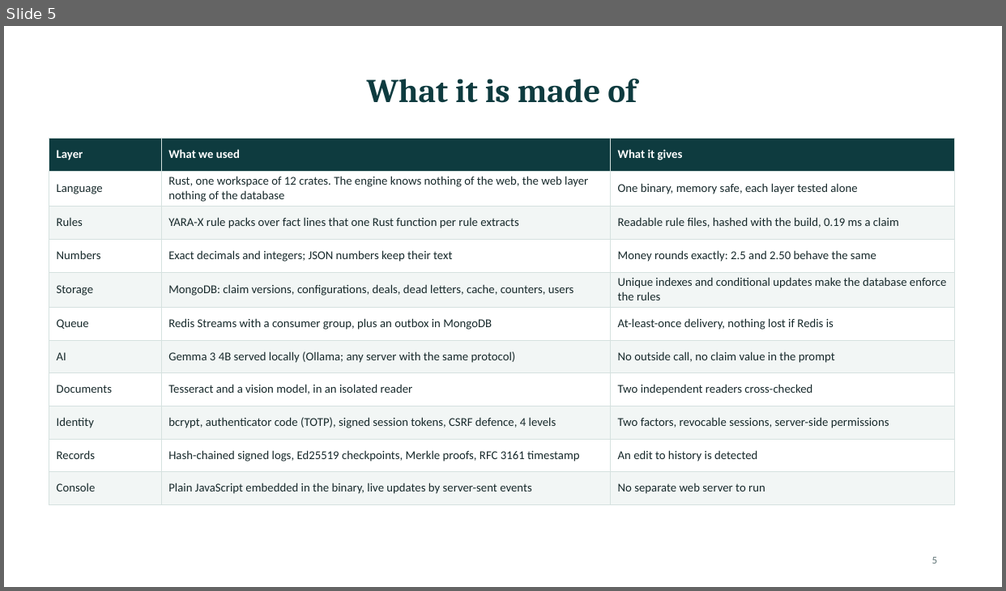
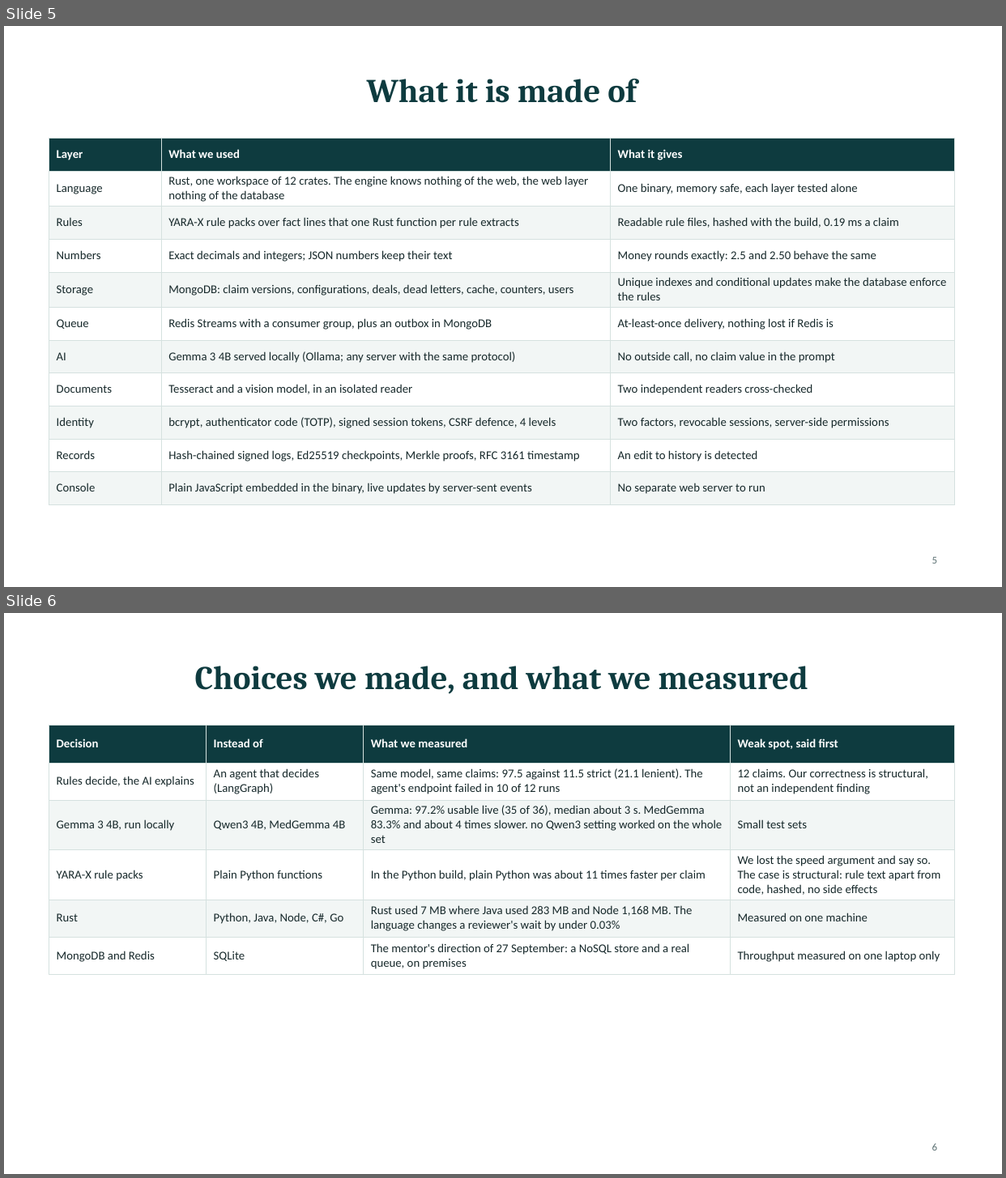
Before and after one commit to PublisherX02/Claim_Guard, a slide deck: docs/presentation/ClaimGuard_Mentor_Session.pptx. Shown one above the other, each under a label of ours: slide 5 before the commit, slides 5 and 6 after it. The pictures are 1006x591 and 1006x1178 pixels, drawn with LibreOffice and Linux fonts; fonts in the diff are those of the drawing. Boxes give left, top, right and bottom in pixels: in the first picture for what was removed or moved away, otherwise in the second. Text is boxed around its words. In the diff, an @@ line names an element or a change of style, - is before the commit and + after.

```diff
--- a/docs/presentation/ClaimGuard_Mentor_Session.pptx
+++ b/docs/presentation/ClaimGuard_Mentor_Session.pptx
@@ slide 6 added at bbox=[4, 613, 1002, 1174], background #FFFFFF @@
@@ title added at bbox=[195, 666, 808, 694], 32 pt, text #0E3B3F, bold @@
+Choices we made, and what we measured
@@ table added at bbox=[49, 726, 955, 973], 6 rows, 4 columns @@
+Decision | Instead of | What we measured | Weak spot, said first
+Rules decide, the AI explains | An agent that decides (LangGraph) | Same model, same claims: 97.5 against 11.5 strict (21.1 lenient). The agent's endpoint failed in 10 of 12 runs | 12 claims. Our correctness is structural, not an independent finding
+Gemma 3 4B, run locally | Qwen3 4B, MedGemma 4B | Gemma: 97.2% usable live (35 of 36), median about 3 s. MedGemma 83.3% and about 4 times slower. no Qwen3 setting worked on the whole set | Small test sets
+YARA-X rule packs | Plain Python functions | In the Python build, plain Python was about 11 times faster per claim | We lost the speed argument and say so. The case is structural: rule text apart from code, hashed, no side effects
+Rust | Python, Java, Node, C#, Go | Rust used 7 MB where Java used 283 MB and Node 1,168 MB. The language changes a reviewer's wait by under 0.03% | Measured on one machine
+MongoDB and Redis | SQLite | The mentor's direction of 27 September: a NoSQL store and a real queue, on premises | Throughput measured on one laptop only
@@ page number added at bbox=[932, 1144, 937, 1151], 10 pt, text #5C7173 @@
+6
```
Also in this commit, not shown: 3 slides changed, 5 other slides added, 2 other files.
